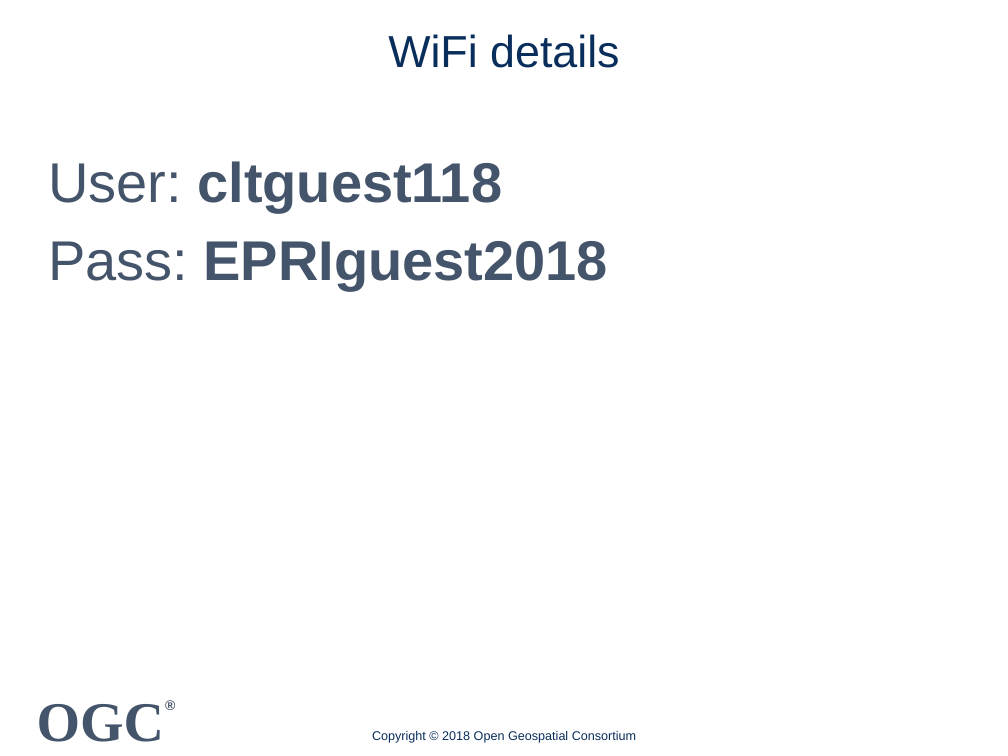
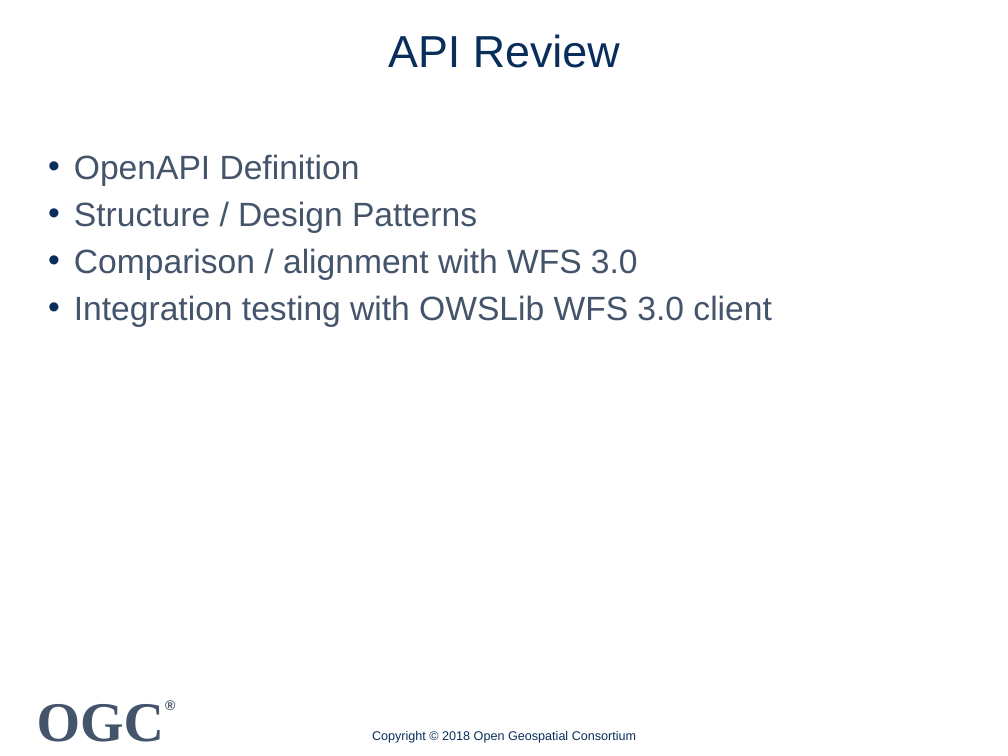
Before and after one commit to OGCMetOceanDWG/MetOceanAPI-Workshop, a slide deck: slide 3 of metocean-api-workshop-summary.pptx (slide 2 before the commit). Drawn at 1008x756 pixels with LibreOffice and Linux fonts; fonts in the diff are those of the drawing; background and template pictures are left out. Boxes give left, top, right and bottom in pixels: in the first picture for what was removed or moved away, otherwise in the second. Text is boxed around its words. In the diff, an @@ line names an element or a change of style, - is before the commit and + after.

```diff
--- a/metocean-api-workshop-summary.pptx
+++ b/metocean-api-workshop-summary.pptx
@@ title at bbox=[388, 34, 620, 68]: text changed @@
-WiFi details
+API Review
@@ text at bbox=[74, 154, 771, 327]: text changed; size 40 to 24 pt; bold off @@
-User: cltguest118
-Pass: EPRIguest2018
+• OpenAPI Definition
+• Structure / Design Patterns
+• Comparison / alignment with WFS 3.0
+• Integration testing with OWSLib WFS 3.0 client
```
Also in this commit, not shown: 1 other slide changed.
